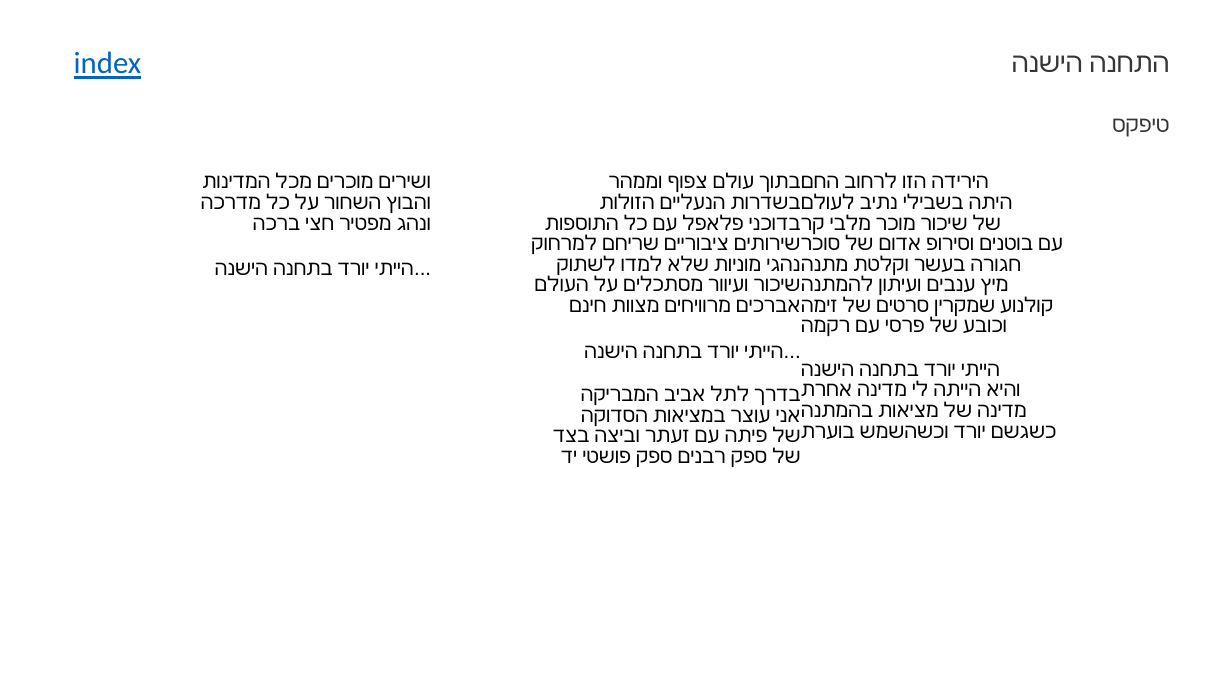
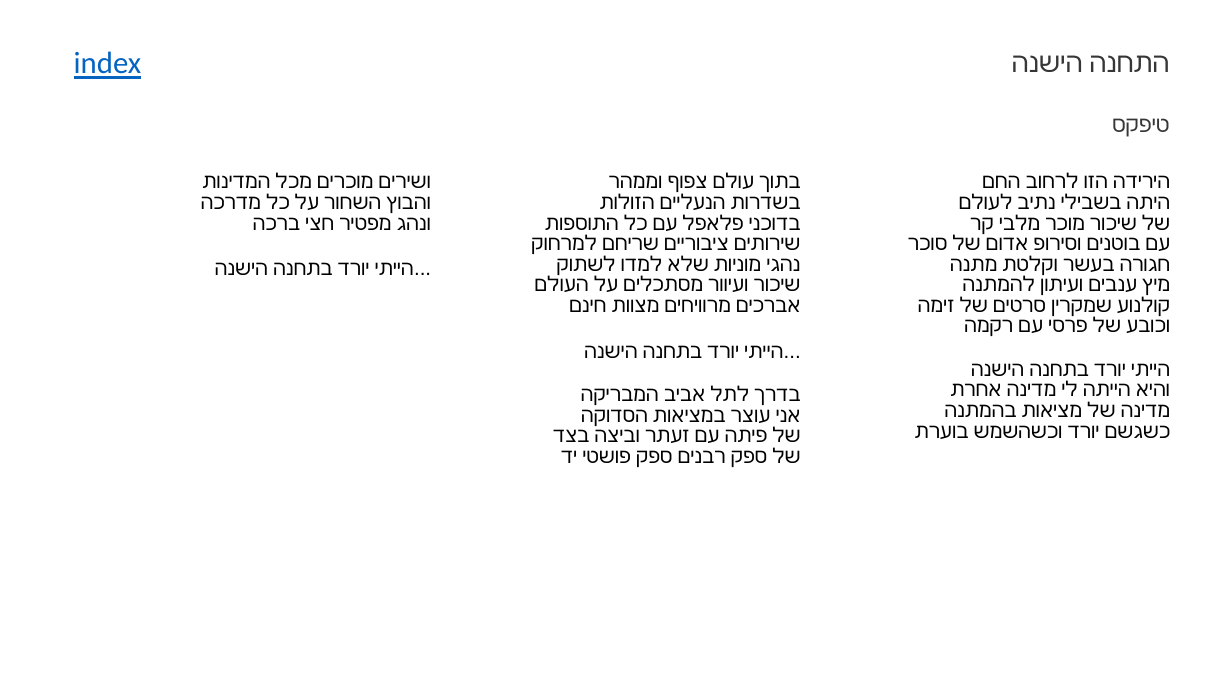
Before and after one commit to guypeled76/songs2slides, a slide deck: slide 24 of songs.pptx. Drawn at 1232x693 pixels with LibreOffice and Linux fonts; fonts in the diff are those of the drawing. Boxes give left, top, right and bottom in pixels: in the first picture for what was removed or moved away, otherwise in the second. Text is boxed around its words. In the diff, an @@ line names an element or a change of style, - is before the commit and + after.

```diff
--- a/songs.pptx
+++ b/songs.pptx
@@ table at [62,172,1170,665] @@
-row 1, column 3: הירידה הזו לרחוב החם היתה בשבילי נתיב לעולם של שיכור מוכר מלבי קר עם בוטנים וסירופ אדום של סוכר חגורה בעשר וקלטת מתנה מיץ ענבים ועיתון להמתנה קולנוע שמקרין סרטים של זימה וכובע של פרסי עם רקמה הייתי יורד בתחנה הישנה והיא הייתה לי מדינה אחרת מדינה של מציאות בהמתנה כשגשם יורד וכשהשמש בוערת
+row 1, column 3: הירידה הזו לרחוב החם / היתה בשבילי נתיב לעולם / של שיכור מוכר מלבי קר / עם בוטנים וסירופ אדום של סוכר / חגורה בעשר וקלטת מתנה / מיץ ענבים ועיתון להמתנה / קולנוע שמקרין סרטים של זימה / וכובע של פרסי עם רקמה / הייתי יורד בתחנה הישנה / והיא הייתה לי מדינה אחרת / מדינה של מציאות בהמתנה / כשגשם יורד וכשהשמש בוערת
```
Also in this commit, not shown: 17 other slides changed, 4 other files.
